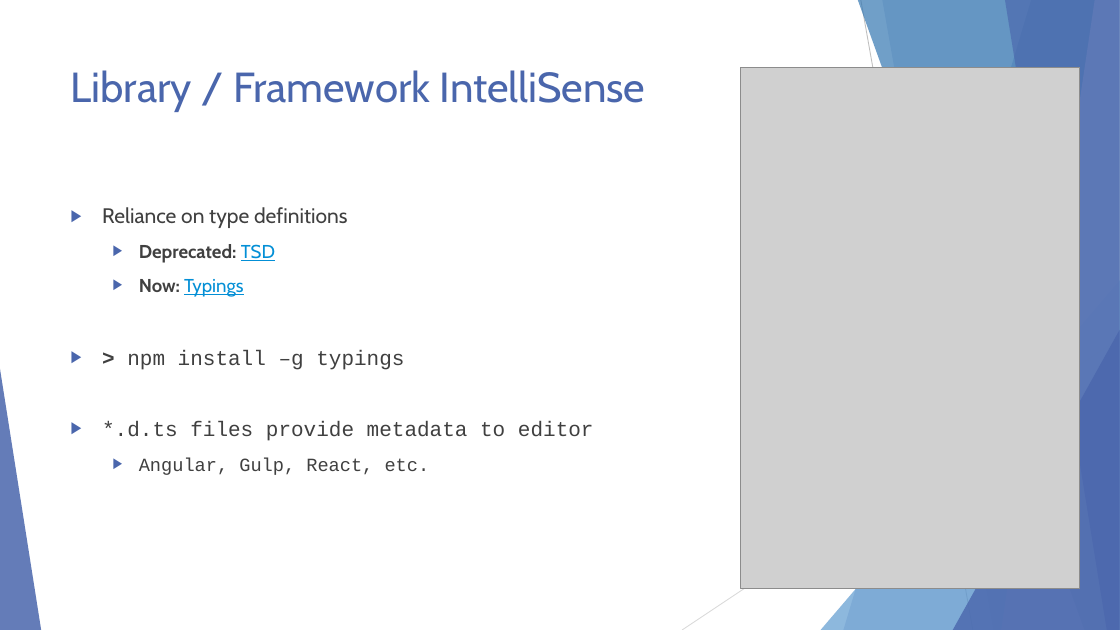
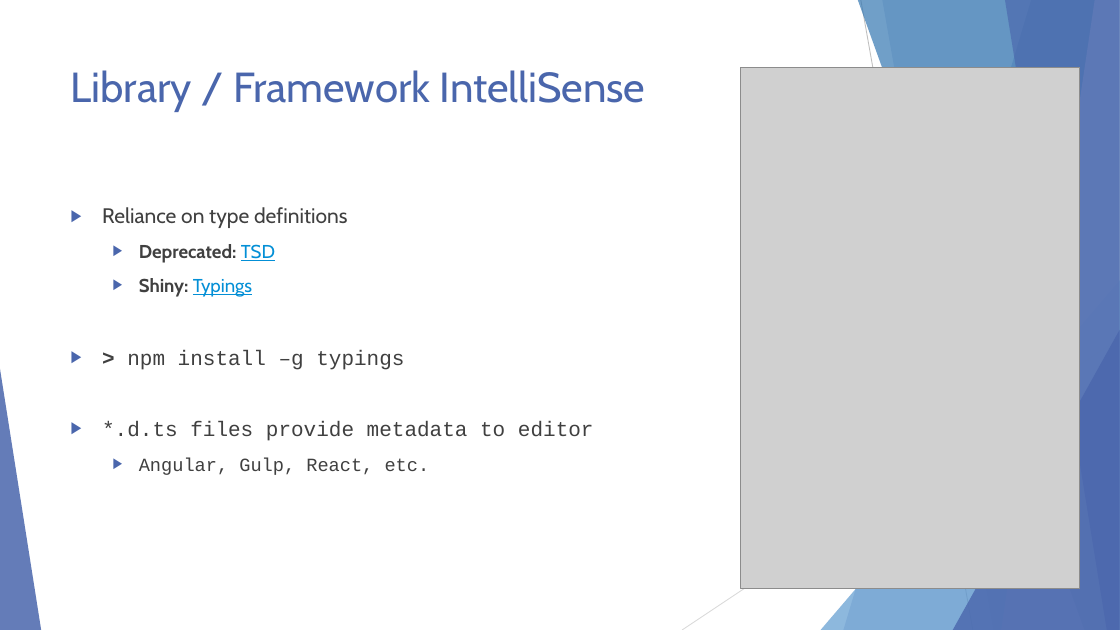
Before and after one commit to scottaddie/slide-decks, a slide deck: slide 15 of Intro to JavaScript Tooling in VS Code - devObjective.pptx. Drawn at 1120x630 pixels with LibreOffice and Linux fonts; fonts in the diff are those of the drawing; grey boxes stand for pictures. Boxes give left, top, right and bottom in pixels: in the first picture for what was removed or moved away, otherwise in the second. Text is boxed around its words. In the diff, an @@ line names an element or a change of style, - is before the commit and + after.

Commit message:
Minor verbiage tweak on Typings slide

```diff
--- a/Intro to JavaScript Tooling in VS Code - devObjective.pptx
+++ b/Intro to JavaScript Tooling in VS Code - devObjective.pptx
@@ text at (139, 278, 252, 297): text changed @@
-  ▶ Now: Typings
+  ▶ Shiny: Typings
```
